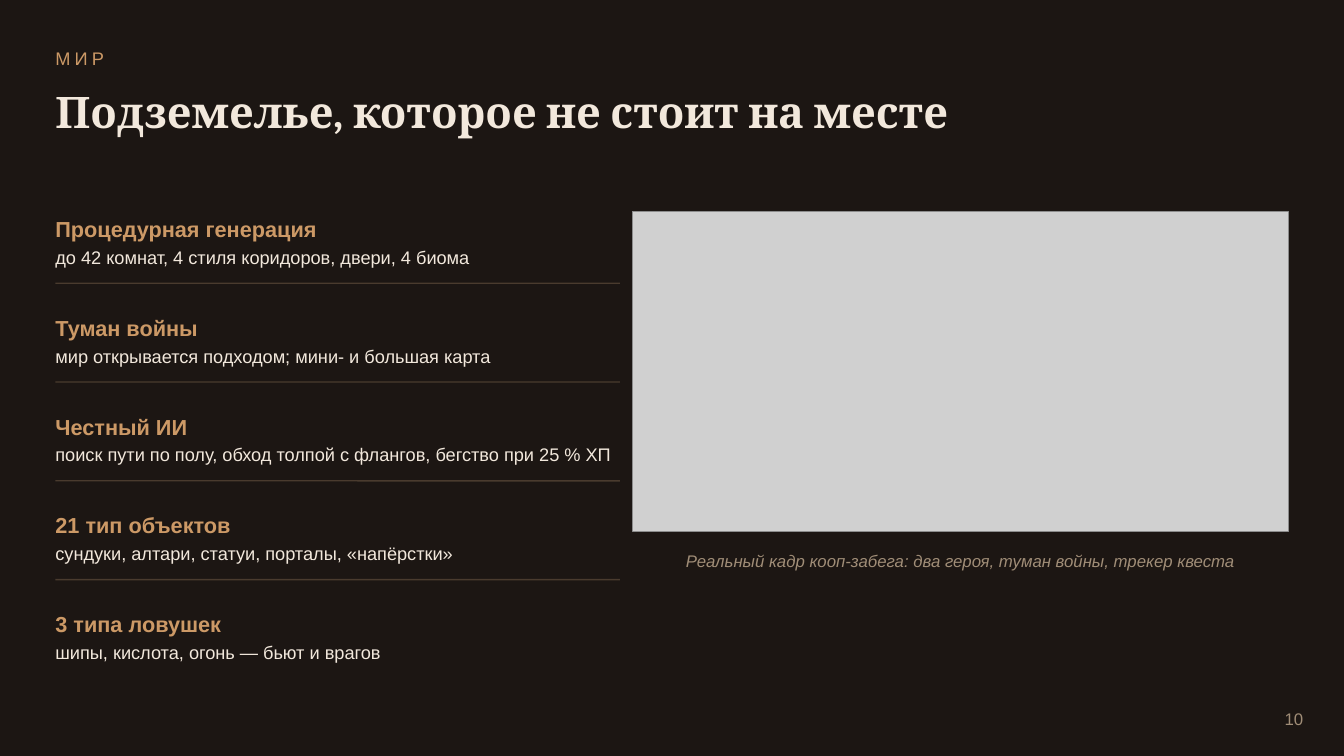
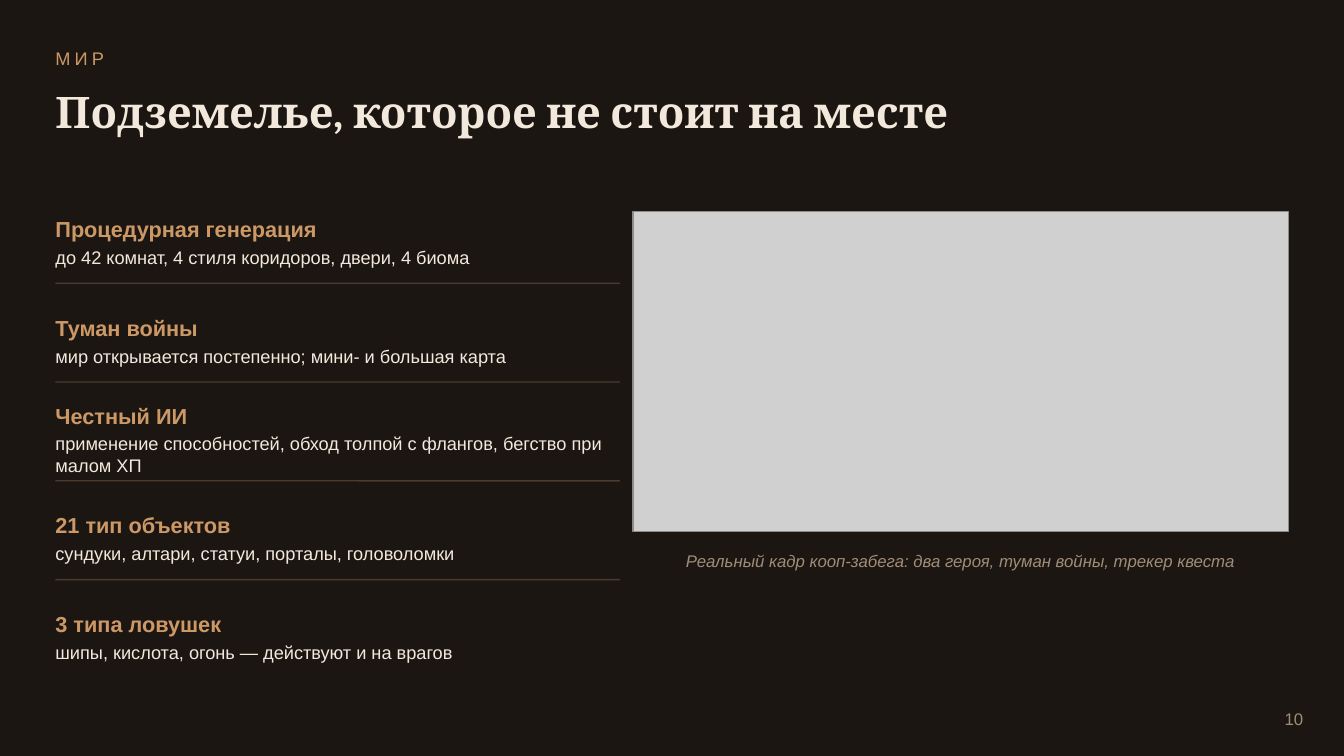
Before and after one commit to elcarer/immersion, a slide deck: slide 8 of PRESENTATION.pptx (slide 10 before the commit). Drawn at 1344x756 pixels with LibreOffice and Linux fonts; fonts in the diff are those of the drawing; grey boxes stand for pictures. Boxes give left, top, right and bottom in pixels: in the first picture for what was removed or moved away, otherwise in the second. Text is boxed around its words. In the diff, an @@ line names an element or a change of style, - is before the commit and + after.

```diff
--- a/PRESENTATION.pptx
+++ b/PRESENTATION.pptx
@@ text at (55, 349, 506, 367): text changed @@
-мир открывается подходом; мини- и большая карта
+мир открывается постепенно; мини- и большая карта
@@ text at (55, 436, 602, 472): text changed @@
-поиск пути по полу, обход толпой с флангов, бегство при 25 % ХП
+применение способностей, обход толпой с флангов, бегство при малом ХП
@@ text at (55, 550, 454, 564): text changed @@
-сундуки, алтари, статуи, порталы, «напёрстки»
+сундуки, алтари, статуи, порталы, головоломки
@@ text at (55, 645, 453, 663): text changed @@
-шипы, кислота, огонь — бьют и врагов
+шипы, кислота, огонь — действуют и на врагов
```
Also in this commit, not shown: 9 other slides changed, 5 slides removed, 40 other files.
